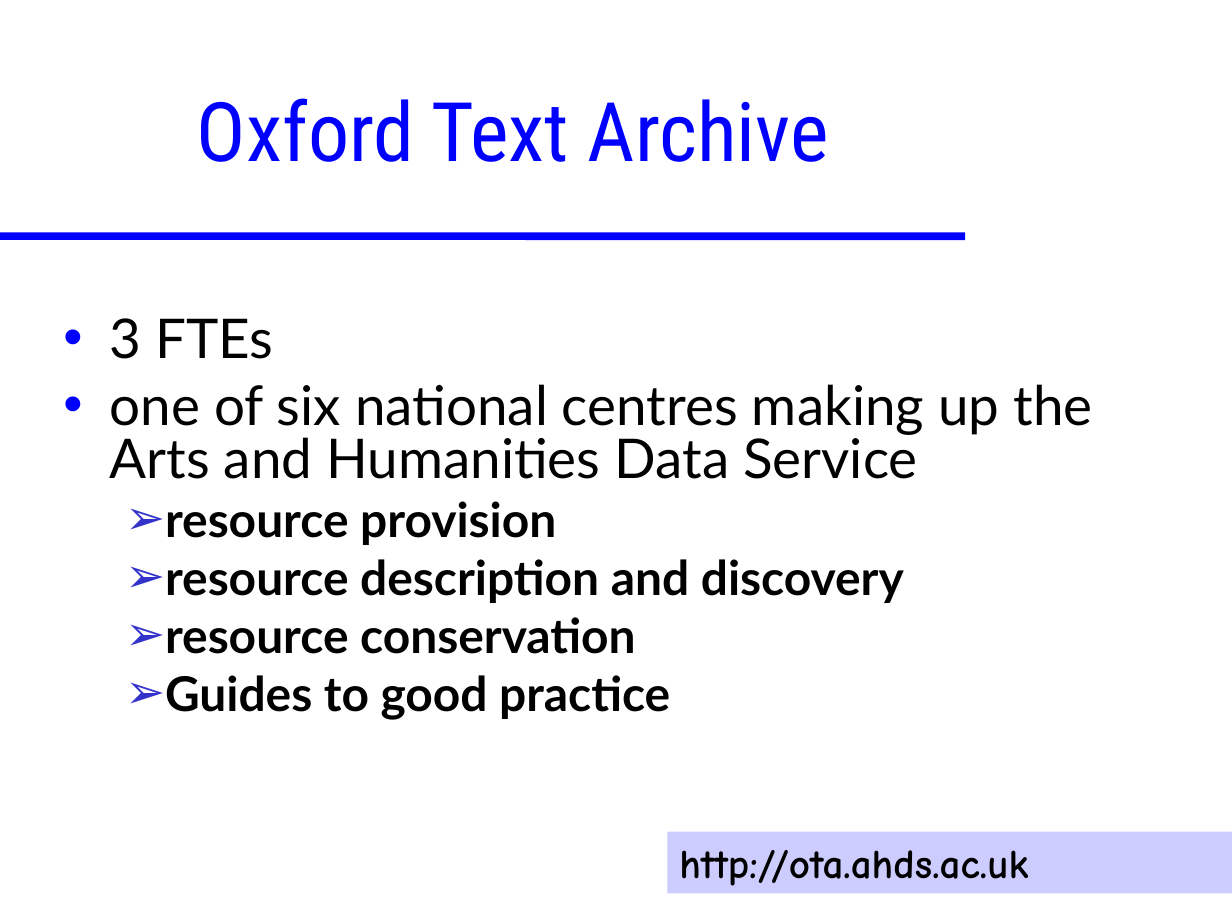
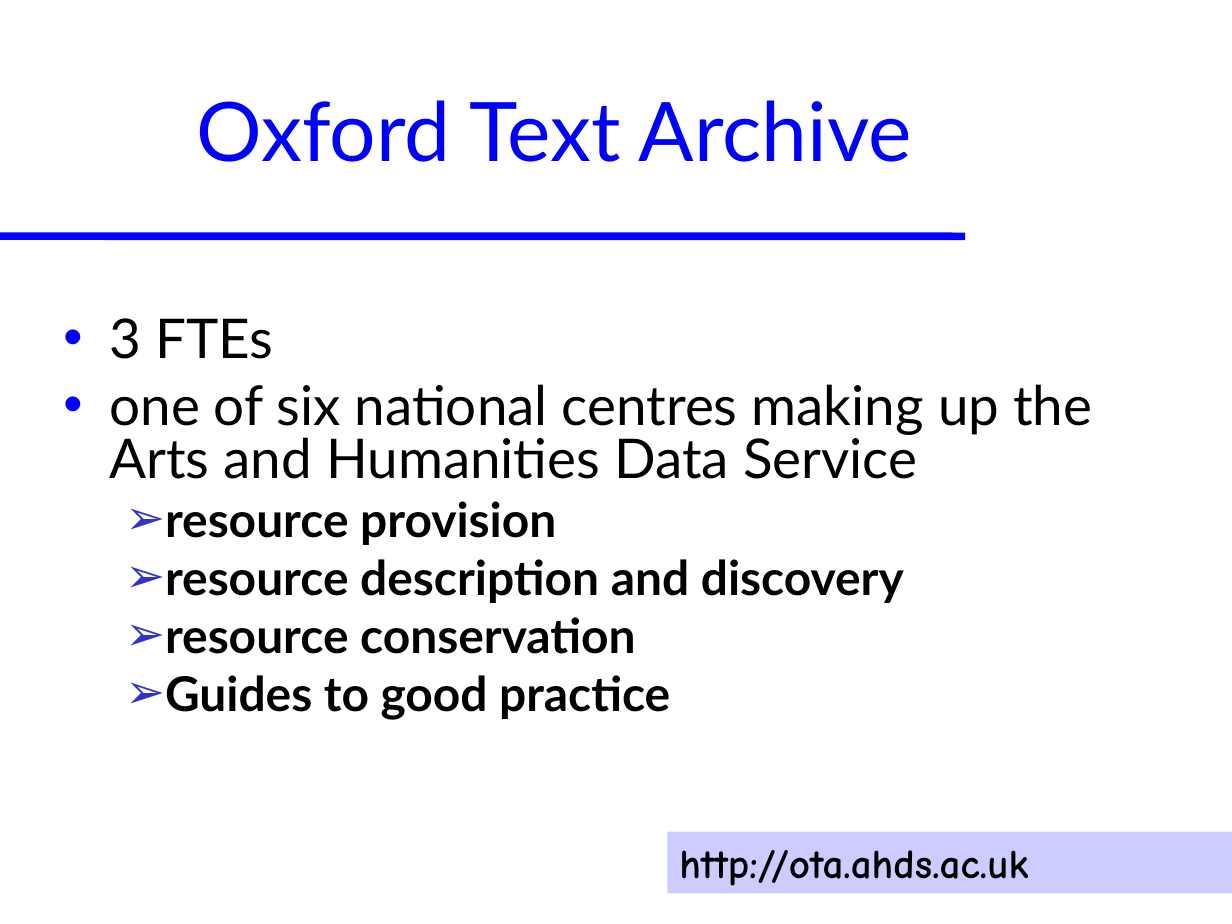
Before and after one commit to lb42/Works, a slide deck: slide 16 of achohum.ppt. Drawn at 1232x924 pixels with LibreOffice and Linux fonts; fonts in the diff are those of the drawing. Boxes give left, top, right and bottom in pixels: in the first picture for what was removed or moved away, otherwise in the second. Text is boxed around its words. In the diff, an @@ line names an element or a change of style, - is before the commit and + after.

```diff
--- a/achohum.ppt
+++ b/achohum.ppt
@@ title "Oxford Text Archive" at bbox=[197, 100, 912, 162]: font Roboto Condensed to Lato @@
```
Also in this commit, not shown: 40 other slides changed, 2 other files.
